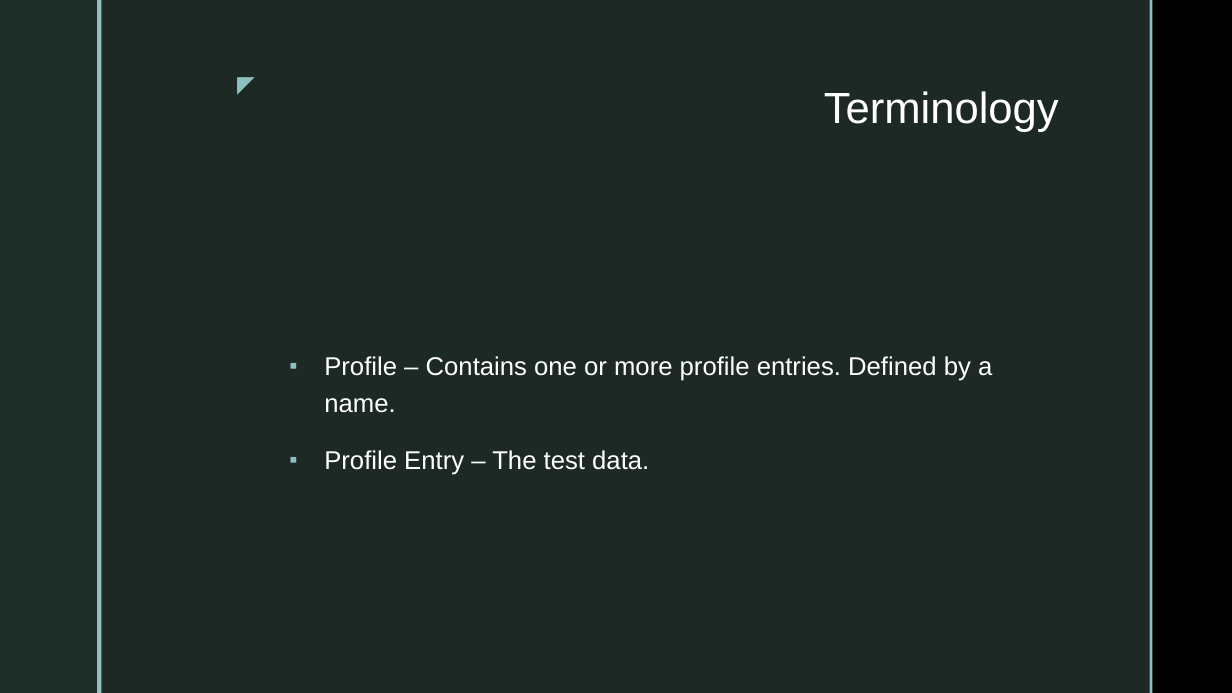
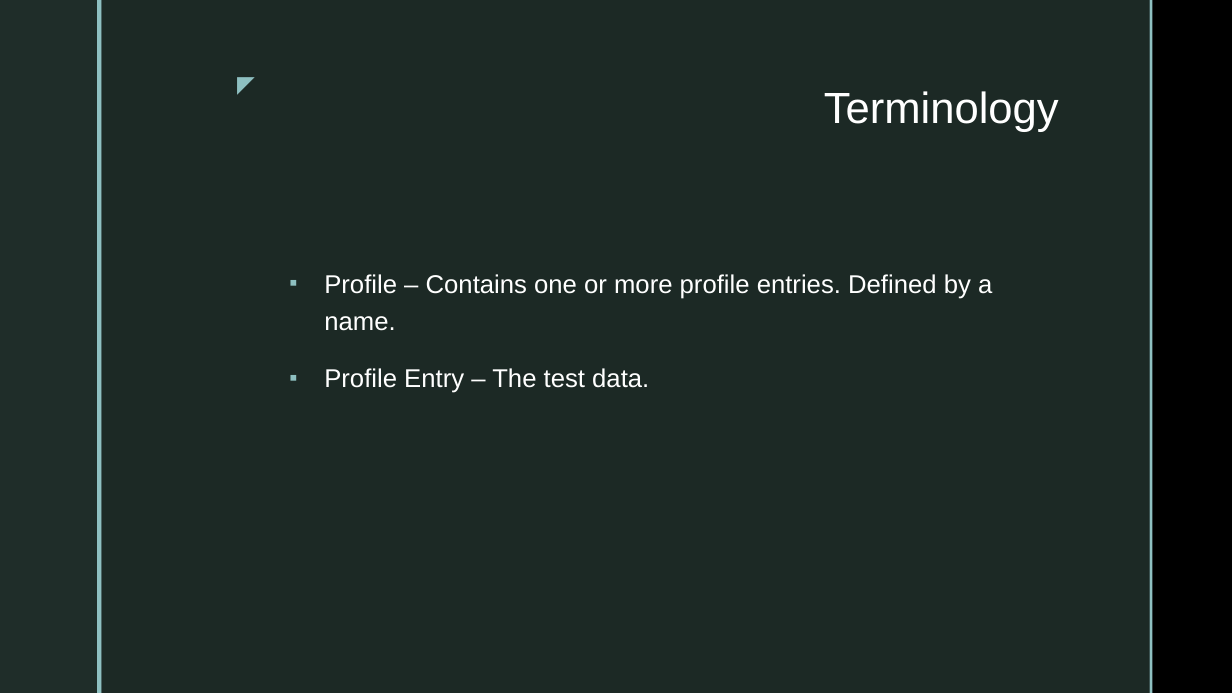
Before and after one commit to smccarthy/profile-service-presentation, a slide deck: slide 2 of profile-service-presentation.pptx. Drawn at 1232x693 pixels with LibreOffice and Linux fonts; fonts in the diff are those of the drawing; background and template pictures are left out. Boxes give left, top, right and bottom in pixels: in the first picture for what was removed or moved away, otherwise in the second. Text is boxed around its words. In the diff, an @@ line names an element or a change of style, - is before the commit and + after.

```diff
--- a/profile-service-presentation.pptx
+++ b/profile-service-presentation.pptx
@@ text "Profile – Contains one or ...": place and size @@
-text "Profile – Contains one or ..." at <box>324,356,992,475</box>
+text "Profile – Contains one or ..." at <box>324,274,992,393</box>
```
Also in this commit, not shown: 4 other slides changed, 1 slide added, 1 other file.
